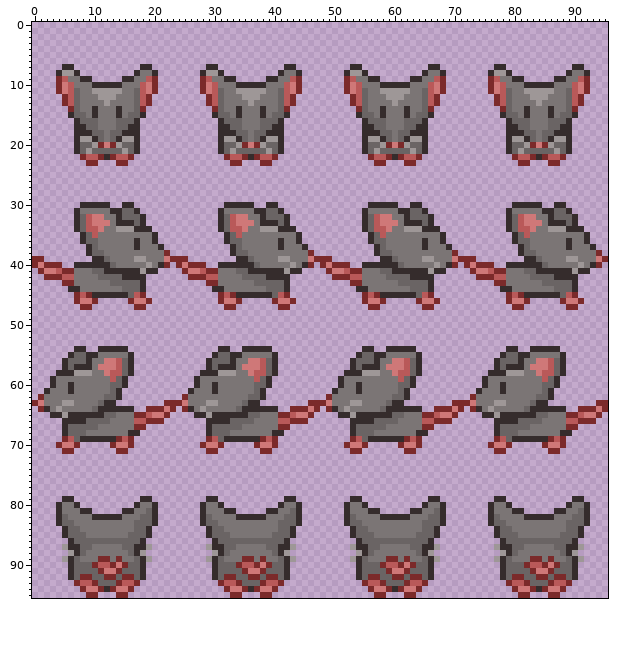
Sprite sheet -- images/monsters/rat.png. This is how it looked before the edit.
The file is 96x96 pixels.
After:
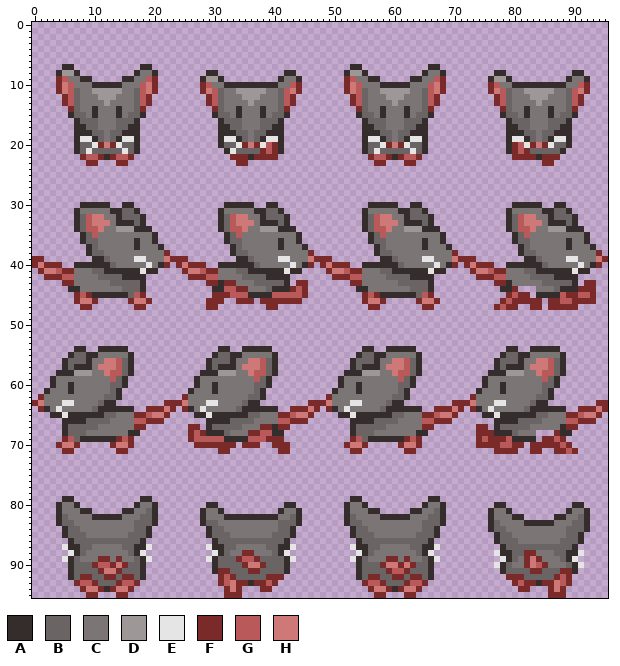
Palette (. is transparent): A #352c2c  B #6a6464  C #7b7575  D #9e9797  E #e5e5e5  F #7b2a2a  G #b95959  H #cf7878
Difference:
y 7: x 29..30 AA -> ..; x 42..43 AA -> ..; x 77..78 AA -> ..; x 90..91 AA -> ..
y 8: x 28..31 ADDA -> .AA.; x 41..44 ACCA -> .AA.; x 76..79 ADDA -> .AA.; x 89..92 ACCA -> .AA.
y 9: x 28..33 FGCCAA -> ADDA..; x 39..41 AAC -> ..A; x 43..44 GF -> CA; x 76..81 FGCCAA -> ADDA..; x 87..89 AAC -> ..A; x 91..92 GF -> CA
y 10: x 29..30 HG -> GC; x 32..33 CC -> AA; x 39..40 CC -> AA; x 42..43 GH -> CG; x 77..78 HG -> GC; x 80..81 CC -> AA; x 87..88 CC -> AA; x 90..91 GH -> CG
y 19: x 8..9 DD -> EE; x 15..16 DD -> EE; x 32..33 DD -> EE; x 39..40 DD -> EE; x 56..57 DD -> EE; x 63..64 DD -> EE; x 80..81 DD -> EE; x 87..88 DD -> EE
y 20: x 10 D -> E; x 14 D -> E; x 34 D -> E; x 38..40 DBB -> EGF; x 58 D -> E; x 62 D -> E; x 80..82 BBD -> FGE; x 86 D -> E
y 21: x 9 D -> E; x 15 D -> E; x 31..33 ABD -> .AE; x 38..40 BDB -> FGF; x 57 D -> E; x 63 D -> E; x 80..82 BDB -> FGF; x 87..89 DBA -> BA.
y 22: x 32..34 FGG -> .FF; x 38..39 GG -> FF; x 81..82 GG -> FF; x 86..88 GGF -> FF.
y 23: x 33 F -> .; x 35 . -> F; x 38..39 FF -> ..; x 81..82 FF -> ..; x 85 . -> F; x 87 F -> .
y 39: x 17..18 DD -> EE; x 41..42 DD -> EE; x 65..66 DD -> EE; x 89..90 DD -> EE
y 40: x 19 D -> E; x 43 D -> E; x 67 D -> E; x 91 D -> E
y 41: x 18 D -> E; x 42 D -> E; x 66 D -> E; x 90 D -> E
y 43: x 31..33 CCC -> AFF; x 44..45 .. -> FF; x 79 C -> A; x 92..93 .. -> FF
y 44: x 32..35 CCCC -> GGFF; x 40..41 BB -> AA; x 43..45 ... -> FGF; x 80..83 CCCC -> F...; x 88..89 BB -> AA; x 91..93 ... -> FFF
y 45: x 30 . -> F; x 32..35 GFAA -> FGGG; x 40 B -> G; x 42..45 F... -> GGGF; x 82..83 AA -> F.; x 88..89 BG -> GF; x 91..93 ... -> GGF
y 46: x 29..30 .. -> FF; x 32..33 HH -> ..; x 35..36 .. -> FF; x 38..39 .. -> FF; x 41..42 HH -> FF; x 44 . -> F; x 78..81 .FHH -> FGFF; x 83..84 .. -> FF; x 86..90 ..FHH -> FFGGF; x 92..93 .. -> FF
y 47: x 29..30 .. -> FF; x 32..33 FF -> ..; x 39..42 ..FF -> FF..; x 77..79 ... -> FGF; x 81 F -> .; x 83..84 .. -> FF; x 86..88 ... -> FFF
y 63: x 5..6 DD -> EE; x 29..30 DD -> EE; x 53..54 DD -> EE; x 77..78 DD -> EE
y 64: x 4 D -> E; x 28 D -> E; x 52 D -> E; x 76 D -> E
y 65: x 5 D -> E; x 29 D -> E; x 53 D -> E; x 77 D -> E
y 67: x 26..27 .. -> FF; x 38..40 CCC -> FFA; x 74..75 .. -> FF; x 88 C -> A
y 68: x 26..28 ... -> FGF; x 30..31 BB -> AA; x 36..39 CCCC -> FFGG; x 74..76 ... -> FFF; x 78..79 BB -> AA; x 84..87 CCCC -> ...F
y 69: x 26..29 ...F -> FGGG; x 31 B -> G; x 36..39 AAFG -> GGGF; x 41 . -> F; x 74..76 ... -> FGF; x 78..79 GB -> FG; x 84..85 AA -> .F
y 70: x 27 . -> F; x 29..30 HH -> FF; x 32..33 .. -> FF; x 35..36 .. -> FF; x 38..39 HH -> ..; x 41..42 .. -> FF; x 74..75 .. -> FF; x 77..81 HHF.. -> FGGFF; x 83..84 .. -> FF; x 86..89 HHF. -> FFGF
y 71: x 29..32 FF.. -> ..FF; x 38..39 FF -> ..; x 41..42 .. -> FF; x 79..80 .. -> FF; x 83..84 .. -> FF; x 86 F -> .; x 88..90 ... -> FGF
y 79: x 29..30 AA -> ..; x 42..43 AA -> ..; x 77..78 AA -> ..; x 90..91 AA -> ..
y 80: x 28..31 ACCA -> .AA.; x 41..44 ACCA -> .AA.; x 76..79 ACCA -> .AA.; x 89..92 ACCA -> .AA.
y 81: x 31..33 CAA -> A..; x 39..41 AAC -> ..A; x 43 B -> C; x 79..81 CAA -> A..; x 87..89 AAC -> ..A; x 91 B -> C
y 82: x 29 B -> C; x 32..33 CC -> AA; x 39..40 CC -> AA; x 42 B -> C; x 77 B -> C; x 80..88 CCAAAAACC -> AA.....AA; x 90 B -> C
y 83: x 78 B -> C; x 82..86 CCCCC -> AAAAA; x 89 B -> C
y 84: x 76..77 .A -> AB; x 79 B -> C; x 91..92 A. -> BA
y 85: x 80 B -> C; x 88 B -> C
y 86: x 77..78 .A -> AB; x 81..87 BBBBBBB -> CCCCCCC; x 90..91 A. -> BA
y 87: x 5 D -> E; x 19 D -> E; x 29 D -> E; x 43 D -> E; x 53 D -> E; x 67 D -> E; x 77 D -> .; x 79 A -> B; x 82..86 CCCCC -> BBBBB; x 89 A -> B; x 91 D -> .
y 88: x 6 D -> E; x 18 D -> E; x 30 D -> E; x 35..36 CC -> FF; x 42 D -> E; x 54 D -> E; x 66 D -> E; x 77..78 .D -> EA; x 81..83 CCC -> BFF; x 87 C -> B; x 90..91 D. -> AE
y 89: x 5 D -> E; x 19 D -> E; x 29 D -> E; x 32..40 CCCFFCFCC -> BBFGGFBBB; x 43 D -> E; x 53 D -> E; x 67 D -> E; x 77..80 DABC -> .EAB; x 82..83 CF -> FH; x 86 F -> C; x 88..91 CBAD -> BAE.
y 90: x 34..39 FGGFHF -> BFHHFB; x 59..60 GG -> HH; x 77 . -> E; x 80..81 BB -> CC; x 83 G -> H; x 86..88 HFB -> CCC; x 91 . -> E
y 91: x 31..32 BB -> FF; x 35..38 FHHF -> BFFB; x 60..61 HH -> GG; x 84..86 HHF -> FBB; x 88..89 BB -> FF
y 92: x 30..32 ABF -> .FG; x 36..37 FF -> BB; x 41..42 BA -> F.; x 78..79 AB -> .F; x 84..85 FF -> BB; x 88..90 FBA -> GF.
y 93: x 33 G -> H; x 35..37 BBB -> FAF; x 40..41 GF -> F.; x 79..80 FG -> .F; x 83..85 BBB -> FAF; x 87 G -> H
y 94: x 34..40 HFAFHHF -> F...FF.; x 80..86 FHHFAFH -> .FF...F
y 95: x 32 . -> F; x 38..39 FF -> ..; x 81..82 FF -> ..; x 88 . -> F
